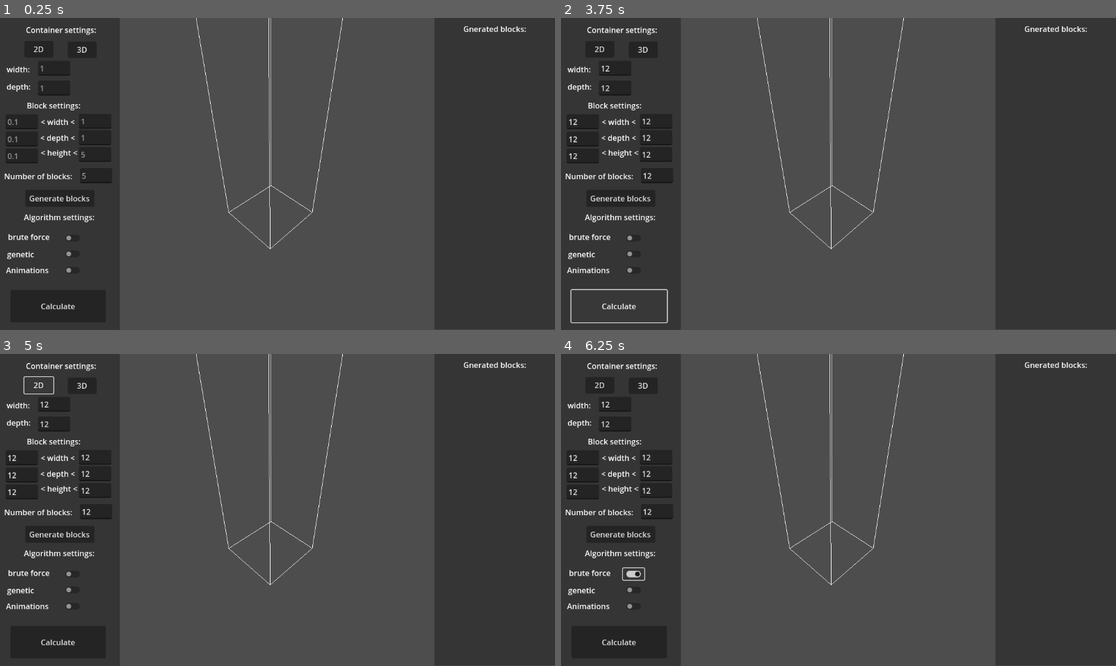
Above: before the commit, frames 1-4 (two rows, left to right).
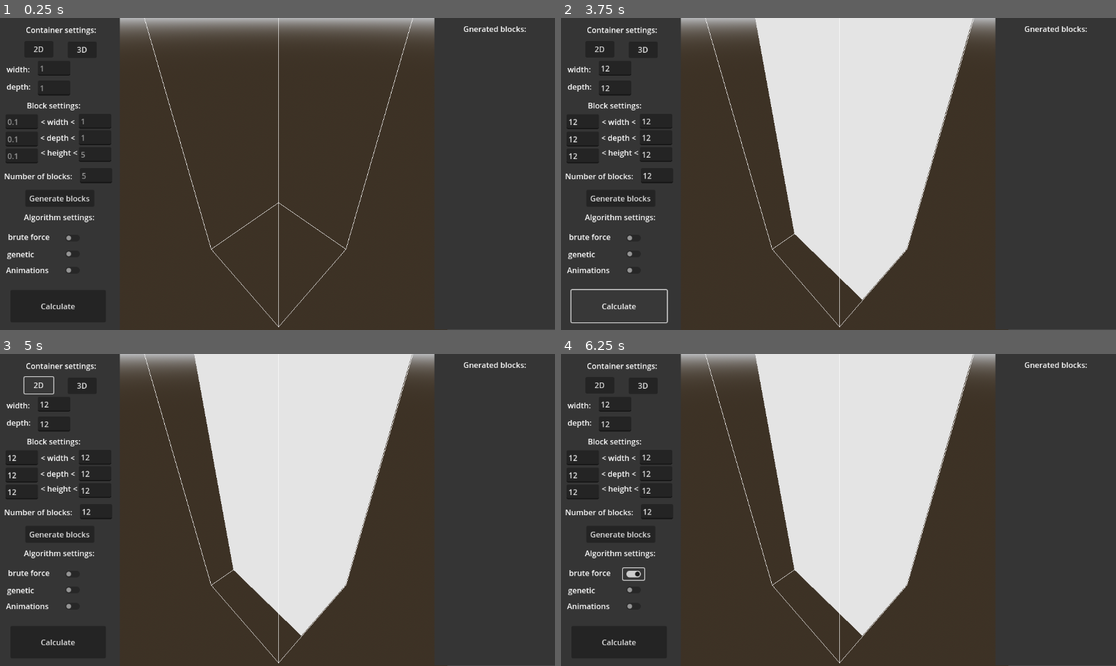
Above: after the commit, the same moments.

Repository: FilipAntonijevic/Optimal_block_packing
Game: Godot game, scene res://Scenes/Main.tscn
The game is run twice, just before and just after one commit, with the same random seed, the same clock (stepped at 60 frames per second) and the same inputs.
Inputs (mouse positions are in pixels of both pictures, inside the frame that each line leads up to):
- Up to frame 1 (0.25 s): no input
- Up to frame 2 (3.75 s): click (655, 177) at 0.52 s; type "12" at 0.6 s; click (655, 155) at 0.75 s; type "12" at 0.83 s; click (583, 155) at 0.98 s; type "12" at 1.07 s; click (655, 136) at 1.27 s; type "12" at 1.35 s; click (583, 139) at 1.5 s; type "12" at 1.58 s; click (655, 120) at 1.73 s; type "12" at 1.82 s; click (583, 120) at 2.02 s; type "12" at 2.1 s; click (616, 86) at 2.25 s; type "12" at 2.33 s; click (616, 67) at 2.48 s; type "12" at 2.57 s; click "Generate blocks" at 2.75 s; click "Calculate" at 3.5 s
- Up to frame 3 (5 s): click "2D" at 4.25 s
- Up to frame 4 (6.25 s): click "3D" at 5 s; click (633, 575) at 5.75 s

The runs differ from the first frame. In frame 1, 55% of the frame differs, in the area x 21-81%, y 0-100%; in frame 2, 56%; in frame 3, 56%; in frame 4, 56%.

Commit message:
Begun work on block adding algorithm. Added some visual elements.

Diff:
--- a/optimal_block_packing/Scenes/Container.tscn
+++ b/optimal_block_packing/Scenes/Container.tscn
@@ -1,20 +1,32 @@
-[gd_scene load_steps=3 format=3 uid="uid://dganlbgu1scp2"]
+[gd_scene load_steps=5 format=3 uid="uid://dganlbgu1scp2"]
 
 [ext_resource type="Script" path="res://Scripts/Container.gd" id="1_eqvcn"]
 
-[sub_resource type="BoxMesh" id="BoxMesh_1u26l"]
+[sub_resource type="ProceduralSkyMaterial" id="ProceduralSkyMaterial_su1ua"]
+sky_horizon_color = Color(0.64625, 0.65575, 0.67075, 1)
+ground_horizon_color = Color(0.64625, 0.65575, 0.67075, 1)
+
+[sub_resource type="Sky" id="Sky_5ago0"]
+sky_material = SubResource("ProceduralSkyMaterial_su1ua")
+
+[sub_resource type="Environment" id="Environment_46ow4"]
+background_mode = 2
+sky = SubResource("Sky_5ago0")
+tonemap_mode = 2
 
 [node name="Container" type="Node3D"]
 script = ExtResource("1_eqvcn")
 
+[node name="WorldEnvironment" type="WorldEnvironment" parent="."]
+environment = SubResource("Environment_46ow4")
+
 [node name="DirectionalLight3D" type="DirectionalLight3D" parent="."]
-transform = Transform3D(-0.901077, -0.382185, 0.204926, 0, 0.472551, 0.881303, -0.433659, 0.794122, -0.425805, 0, -9.22814, 0)
+transform = Transform3D(-0.658219, 0.752824, 0.0019084, 0.0108374, 0.00694071, 0.999917, 0.752748, 0.658186, -0.0127271, 0, 9.68734, 0)
 shadow_enabled = true
-
-[node name="MeshInstance3D" type="MeshInstance3D" parent="."]
-visible = false
-mesh = SubResource("BoxMesh_1u26l")
+sky_mode = 1
 
 [node name="Camera3D" type="Camera3D" parent="."]
 transform = Transform3D(0.720349, -0.42155, 0.550811, 0.0181168, 0.805284, 0.592612, -0.693376, -0.416908, 0.587723, 3.71328, 5.53443, 3.61695)
 current = true
+
+[node name="Blocks" type="Node3D" parent="."]
--- a/optimal_block_packing/Scenes/Control_panel.tscn
+++ b/optimal_block_packing/Scenes/Control_panel.tscn
@@ -257,3 +257,5 @@
 [connection signal="text_submitted" from="Container_depth_line_edit" to="." method="_on_container_depth_line_edit_text_submitted"]
 [connection signal="text_changed" from="Container_width_line_edit" to="." method="_on_container_width_line_edit_text_changed"]
 [connection signal="text_submitted" from="Container_width_line_edit" to="." method="_on_container_width_line_edit_text_submitted"]
+[connection signal="pressed" from="Generate_blocks_button" to="." method="_on_generate_blocks_button_pressed"]
+[connection signal="pressed" from="Calculate_best_block_order_button" to="." method="_on_calculate_best_block_order_button_pressed"]
--- /dev/null
+++ b/optimal_block_packing/Scripts/Block.gd
@@ -0,0 +1,6 @@
+class_name Block extends Node
+
+@export var id:int = 0
+@export var width:float = 0.5
+@export var depth:float = 1
+@export var height:float = 3
--- a/optimal_block_packing/Scripts/Container.gd
+++ b/optimal_block_packing/Scripts/Container.gd
@@ -1,36 +1,47 @@
 extends Node3D
 
-@export var height: float = 12.0
+@onready var blocks_node = $Blocks
+
+@export var height: float = 1000
 @export var color: Color = Color(1, 1, 1)
+@export var zoom_speed: float = 2.0   # koliko brzo zumira
+@export var camera_min_height: float = 0
+@export var camera_max_height: float = 1000
+
+var camera_distance: float
 
 func _ready() -> void:
-	draw_container(2, 2)
+	draw_container()
+	camera_distance = max(GlobalData.container_width, GlobalData.container_depth)
+	position_camera()
 
+func draw_container() -> void:
+	for child in get_children():
+		if child is MeshInstance3D:
+			child.queue_free()
 
-func draw_container(width: float, depth: float) -> void:
 	var st = SurfaceTool.new()
 	st.begin(Mesh.PRIMITIVE_LINES)
 
-	var hw = width / 2.0
-	var hh = height / 2.0
-	var hd = depth / 2.0
+	var hw = GlobalData.container_width
+	var hh = height
+	var hd = GlobalData.container_depth
 
 	var corners = [
-		Vector3(-hw, 0, -hd),
-		Vector3(hw, 0, -hd),
-		Vector3(hw, height, -hd),
-		Vector3(-hw, height, -hd),
-		Vector3(-hw, 0, hd),
+		Vector3(0, 0, 0),
+		Vector3(hw, 0, 0),
+		Vector3(hw, hh, 0),
+		Vector3(0, hh, 0),
+		Vector3(0, 0, hd),
 		Vector3(hw, 0, hd),
-		Vector3(hw, height, hd),
-		Vector3(-hw, height, hd)
+		Vector3(hw, hh, hd),
+		Vector3(0, hh, hd)
 	]
 
-
 	var edges = [
-		[0,1],[1,2],[2,3],[3,0], # zadnja strana
-		[4,5],[5,6],[6,7],[7,4], # prednja strana
-		[0,4],[1,5],[2,6],[3,7]  # spajanje
+		[0,1],[1,2],[2,3],[3,0],
+		[4,5],[5,6],[6,7],[7,4],
+		[0,4],[1,5],[2,6],[3,7]
 	]
 
 	for e in edges:
@@ -48,3 +59,103 @@
 	mat.shading_mode = BaseMaterial3D.SHADING_MODE_UNSHADED
 	mat.vertex_color_use_as_albedo = true
 	mesh_instance.material_override = mat
+
+	position_camera()
+
+func position_camera() -> void:
+	var camera = $Camera3D
+	var target = Vector3(GlobalData.container_width / 2.0, 0, GlobalData.container_depth / 2.0)
+	var distance = max(GlobalData.container_width, GlobalData.container_depth)
+	camera.position = target + Vector3(distance, distance, distance)
+	camera.look_at(target, Vector3.UP)
+	camera.position.y += distance
+	camera_min_height = camera.position.y
+
+func _unhandled_input(event: InputEvent) -> void:
+	if event is InputEventMouseButton and event.pressed:
+		var camera = $Camera3D
+
+		if event.button_index == MOUSE_BUTTON_WHEEL_DOWN:
+			camera.position.y = max(camera_min_height, camera.position.y - zoom_speed)
+
+		elif event.button_index == MOUSE_BUTTON_WHEEL_UP:
+			camera.position.y += zoom_speed
+
+func add_blocks() -> void:
+	for block in GlobalData.blocks:
+		add_block(block)
+
+func add_block(block : Block) -> void:
+	var best_point = find_best_point_and_place_block(block)
+	var t_block_x : Vector3 = Vector3(best_point.x + block.width , best_point.y , best_point.z)
+	var t_block_z : Vector3 = Vector3(best_point.x , best_point.y  + block.height, best_point.z)
+	var t_block_y : Vector3 = Vector3(best_point.x , best_point.y , best_point.z + block.depth)
+	update_candidate_points(t_block_x, t_block_y, t_block_z)
+
+func find_best_point_and_place_block(block) -> Vector3:
+	var best_point: Vector3
+
+	for t in GlobalData.candidate_points:
+		if t.x + block.width <= GlobalData.container_width and t.z + block.depth <= GlobalData.container_depth:
+			best_point = t
+			break
+
+	var mesh_instance = MeshInstance3D.new()
+	var box = BoxMesh.new()
+	box.size = Vector3(block.width, block.height, block.depth)
+	mesh_instance.mesh = box
+
+	var mat = StandardMaterial3D.new()
+	mat.shading_mode = BaseMaterial3D.SHADING_MODE_UNSHADED
+	mat.albedo_color = Color(0.8, 0.8, 0.8)
+	mesh_instance.material_override = mat
+
+	mesh_instance.position = best_point + Vector3(block.width/2, block.height/2, block.depth/2)
+
+	blocks_node.add_child(mesh_instance)
+
+	return best_point
+
+func update_candidate_points(t_block_x, t_block_y, t_block_z) -> void:
+	var t_best_x
+	var t_best_x_max = 0
+	var t_best_z
+	var t_best_z_max = 0
+	var t_best_y
+	var t_best_y_max = -1
+
+	var illegal_points : Array
+	if t_block_x.x + GlobalData.min_block_width > GlobalData.container_width:
+		illegal_points.append(t_block_x)
+	if t_block_z.z + GlobalData.min_block_depth > GlobalData.container_depth:
+		illegal_points.append(t_block_z)
+
+	for t in GlobalData.candidate_points:
+		if t_best_x not in illegal_points:
+			if t.x <= t_block_x.x and t.z <= t_block_x.z and t.y <= t_block_x.y:
+				var max = t.x * t.y
+				if max > t_best_x_max:
+					t_best_x_max = max
+					t_best_x = t
+		if t_best_z not in illegal_points:
+			if t.x <= t_block_z.x and t.z <= t_block_z.z and t.y <= t_block_z.y:
+				var max = t.x * t.y
+				if max > t_best_z_max:
+					t_best_z_max = max
+					t_best_z = t
+		if t.x <= t_block_y.x and t.z <= t_block_y.z and t.y <= t_block_y.y:
+			var max = t.y
+			if max > t_best_y_max:
+				t_best_y_max = max
+				t_best_y = t
+		if t.x < t_block_x.x and t.x > t_block_z.x and t.z < t_block_z.z and t.z > t_block_x.z and t.y < t_block_x.y:
+			illegal_points.append(t)
+
+	for t in illegal_points:
+		GlobalData.candidate_points.erase(t)
+
+	if t_best_x != null:
+		GlobalData.add_candidate_point(t_block_x.x, t_best_x.y, t_block_x.z)
+	if t_best_z != null:
+		GlobalData.add_candidate_point(t_block_z.x, t_best_z.y, t_block_z.z)
+	GlobalData.add_candidate_point(t_best_y.x, t_block_y.y, t_best_y.z)
--- a/optimal_block_packing/Scripts/Control_panel.gd
+++ b/optimal_block_packing/Scripts/Control_panel.gd
@@ -13,9 +13,11 @@
 
 @export var number_of_blocks : int = 1
 
+signal draw_container_signal()
+signal add_blocks_signal()
+
 func _ready() -> void:
 	pass
-
 
 func _on_container_width_line_edit_text_submitted(new_text: String) -> void:
 	if new_text.to_float() < 1:
@@ -28,7 +30,8 @@
 	if $Block_min_width_line_edit.text.to_float() > container_width:
 		block_min_width = container_width
 		$Block_min_width_line_edit.text = str(block_min_width)
-
+	GlobalData.container_width = container_width
+	emit_signal("draw_container_signal")
 func _on_container_depth_line_edit_text_submitted(new_text: String) -> void:
 	if new_text.to_float() < 1:
 		container_depth = 1
@@ -40,6 +43,8 @@
 	if $Block_max_depth_line_edit.text.to_float() > container_depth:
 		block_min_depth = container_depth
 		$Block_max_depth_line_edit.text = str(block_min_depth)
+	GlobalData.container_depth = container_depth
+	emit_signal("draw_container_signal")
 
 func _on_block_min_width_line_edit_text_submitted(new_text: String) -> void:
 	var parsed = new_text.to_float()
@@ -107,3 +112,19 @@
 		parsed = 1
 	number_of_blocks = parsed
 	$Number_of_blocks_line_edit.text = str(number_of_blocks)
+
+
+func _on_generate_blocks_button_pressed() -> void:
+	GlobalData.blocks.clear()
+	for i in range(number_of_blocks):
+		var block = Block.new()
+		block.id = i + 1
+		block.width = randf_range(block_min_width, block_max_width)
+		block.depth = randf_range(block_min_depth, block_max_depth)
+		block.height = randf_range(block_min_height, block_max_height)
+		GlobalData.blocks.append(block)
+
+	for block in GlobalData.blocks:
+		print("Block id: " + str(block.id) + "\n")
+func _on_calculate_best_block_order_button_pressed() -> void:
+	emit_signal("add_blocks_signal")
--- a/optimal_block_packing/Scripts/Main.gd
+++ b/optimal_block_packing/Scripts/Main.gd
@@ -1,14 +1,9 @@
 extends Node
 
-@export var container_width : float = 1
-@export var container_height : float = 1
-
-@export var block_min_width : float = 0.1
-@export var block_max_width : float = 1
-@export var block_min_depth : float = 0.1
-@export var block_max_depth : float = 1
-@export var block_min_height : float = 0.1
-@export var block_max_height : float = 5
+@onready var container = $SubViewportContainer/SubViewport/Container
+@onready var control_panel = $ControlPanel
+@onready var block_storage = $BlockStorage
 
 func _ready() -> void:
-	pass
+	control_panel.draw_container_signal.connect(container.draw_container)
+	control_panel.add_blocks_signal.connect(container.add_blocks)
--- /dev/null
+++ b/optimal_block_packing/Scripts/global_data.gd
@@ -0,0 +1,18 @@
+class_name global_data extends Node
+
+@export var container_width : float = 1
+@export var container_depth : float = 1
+@export var min_block_width : float = 0.1
+@export var min_block_depth : float = 0.1
+
+@export var blocks : Array = []
+@export var candidate_points: Array = []
+func _ready() -> void:
+	add_candidate_point(0,0,0)
+
+func add_candidate_point(x: float, y: float, z: float) -> void:
+	var point = Vector3(x, y, z)
+	var idx = candidate_points.bsearch_custom(point, func(a, b):
+		return sign(a.y - b.y)
+	)
+	candidate_points.insert(idx, point)
--- a/optimal_block_packing/project.godot
+++ b/optimal_block_packing/project.godot
@@ -15,6 +15,10 @@
 config/features=PackedStringArray("4.3", "GL Compatibility")
 config/icon="res://icon.svg"
 
+[autoload]
+
+GlobalData="*res://Scripts/global_data.gd"
+
 [rendering]
 
 renderer/rendering_method="gl_compatibility"
